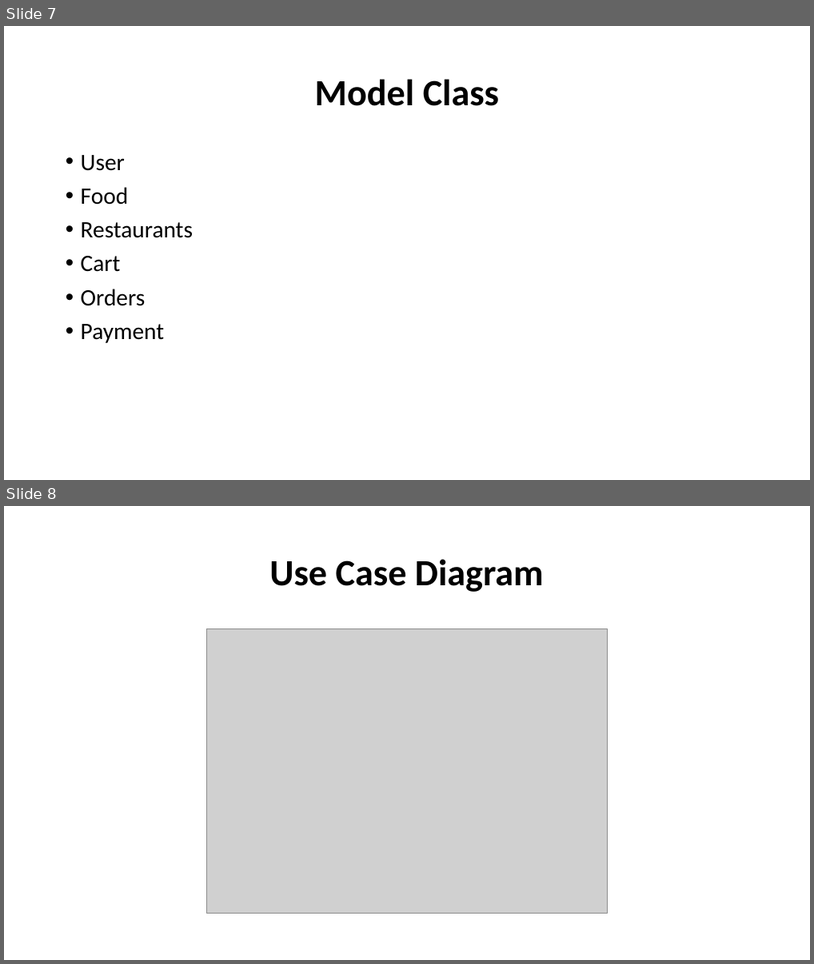
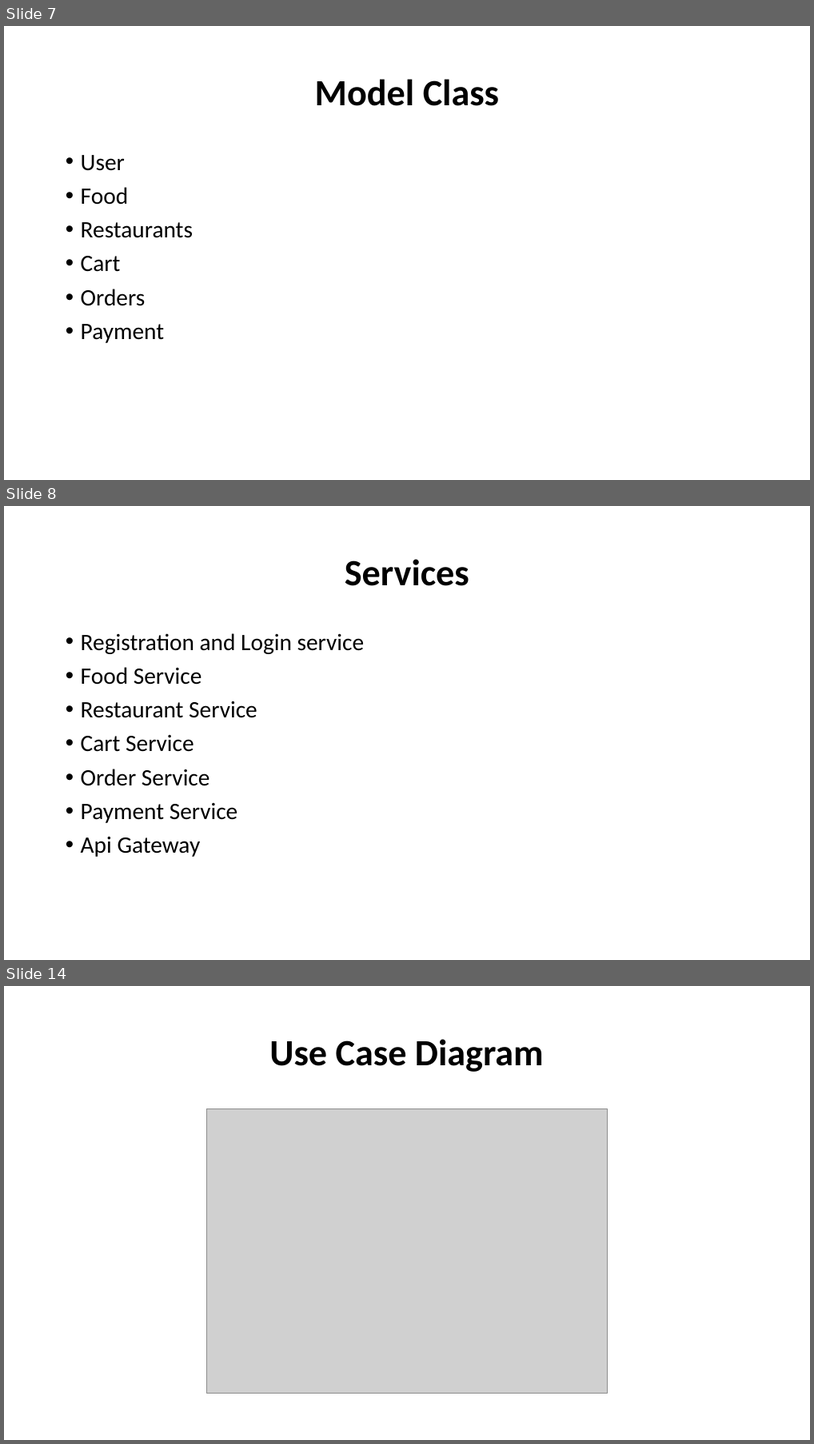
Before and after one commit to tarun683/swiggy_casestudy, a slide deck: Documents/workspace-spring-tool-suite-4-4.14.0.RELEASE/swiggy documentation/Swiggy Application documentation.pptx. Shown one above the other, each under a label of ours: slides 7 and 8 before the commit, slides 7, 8 and 14 after it; the slides between them are not shown. The pictures are 814x964 and 814x1444 pixels, drawn with LibreOffice and Linux fonts; fonts in the diff are those of the drawing; grey boxes stand for pictures. Boxes give left, top, right and bottom in pixels: in the first picture for what was removed or moved away, otherwise in the second. Text is boxed around its words. In the diff, an @@ line names an element or a change of style, - is before the commit and + after.

```diff
--- a/Documents/workspace-spring-tool-suite-4-4.14.0.RELEASE/swiggy documentation/Swiggy Application documentation.pptx
+++ b/Documents/workspace-spring-tool-suite-4-4.14.0.RELEASE/swiggy documentation/Swiggy Application documentation.pptx
@@ slide 8 added at <box>4,506,810,960</box>, background #FFFFFF @@
@@ title added at <box>345,559,470,586</box>, 44 pt, text #000000, bold @@
+Services
@@ text added at <box>81,633,365,856</box>, 28 pt, text #000000 @@
+• Registration and Login service
+• Food Service
+• Restaurant Service
+• Cart Service
+• Order Service
+• Payment Service
+• Api Gateway
@@ what was slide 8 is now slide 14 @@
```
Also in this commit, not shown: 1 slide changed, 5 other slides added.
